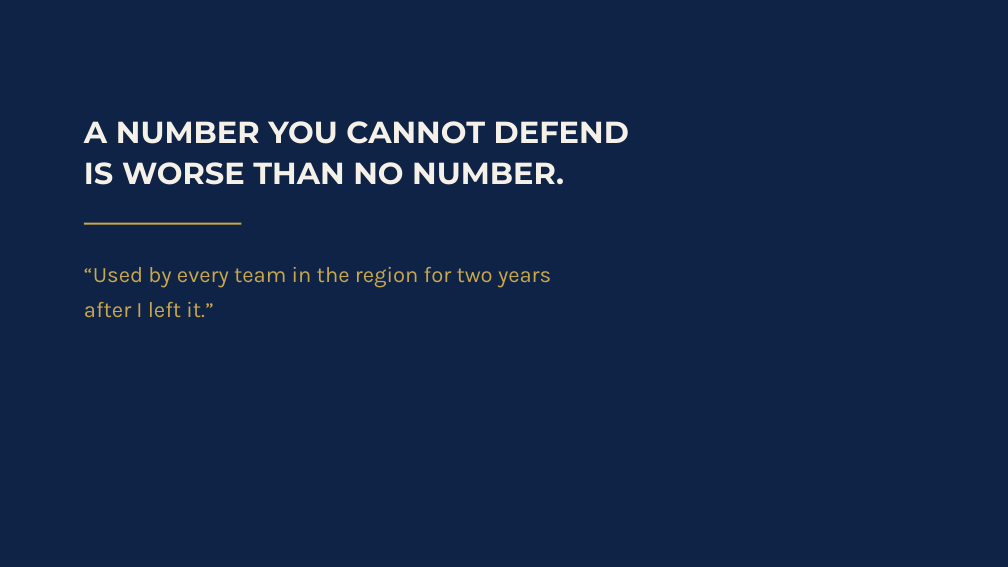
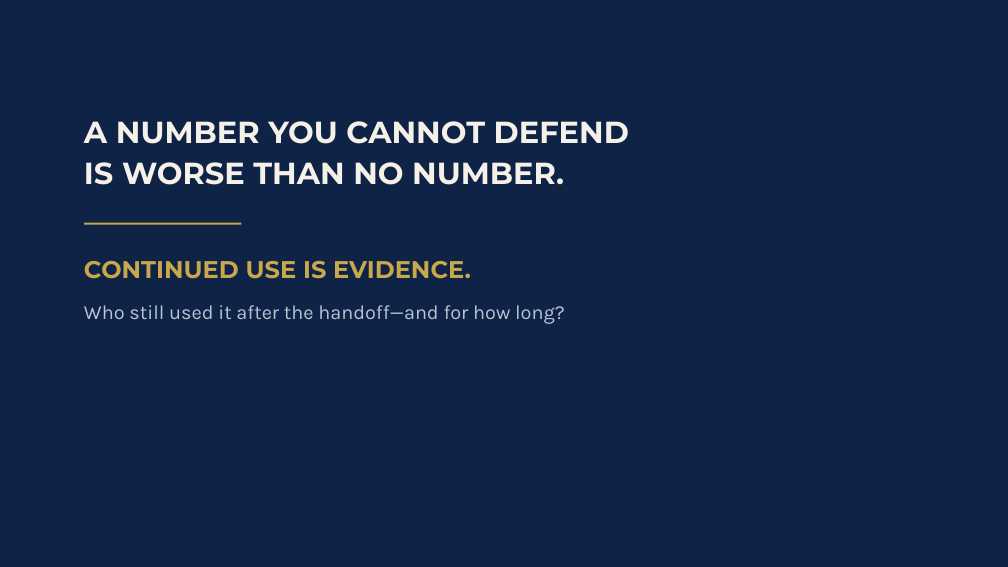
Before and after one commit to temidanielle/temidayoafonja-site, a slide deck: slide 18 of deliverables/video-7-slides/out/Video_7_Reveal_Builds.pptx. Drawn at 1008x567 pixels with LibreOffice and Linux fonts; fonts in the diff are those of the drawing. Boxes give left, top, right and bottom in pixels: in the first picture for what was removed or moved away, otherwise in the second. Text is boxed around its words. In the diff, an @@ line names an element or a change of style, - is before the commit and + after.

```diff
--- a/deliverables/video-7-slides/out/Video_7_Reveal_Builds.pptx
+++ b/deliverables/video-7-slides/out/Video_7_Reveal_Builds.pptx
@@ text at [84,261,565,324]: text changed; size 21 to 19 pt; text colour #C9A84C to #B9C3D2 @@
-“Used by every team in the region for two years
-after I left it.”
+CONTINUED USE IS EVIDENCE.
+Who still used it after the handoff—and for how long?
```
Also in this commit, not shown: 2 other slides changed, 19 other files.
